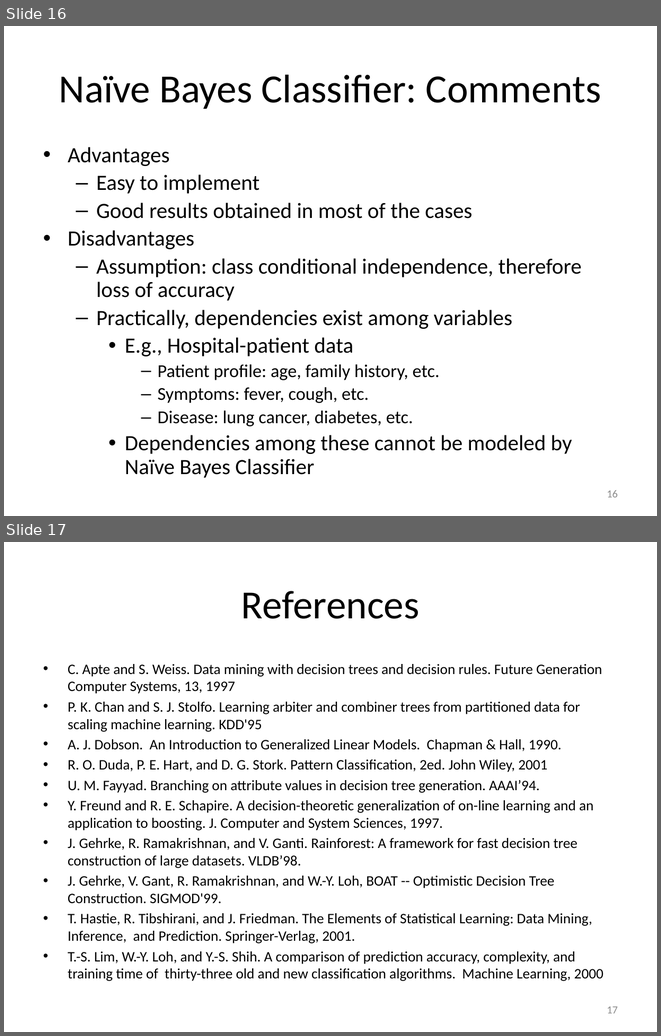
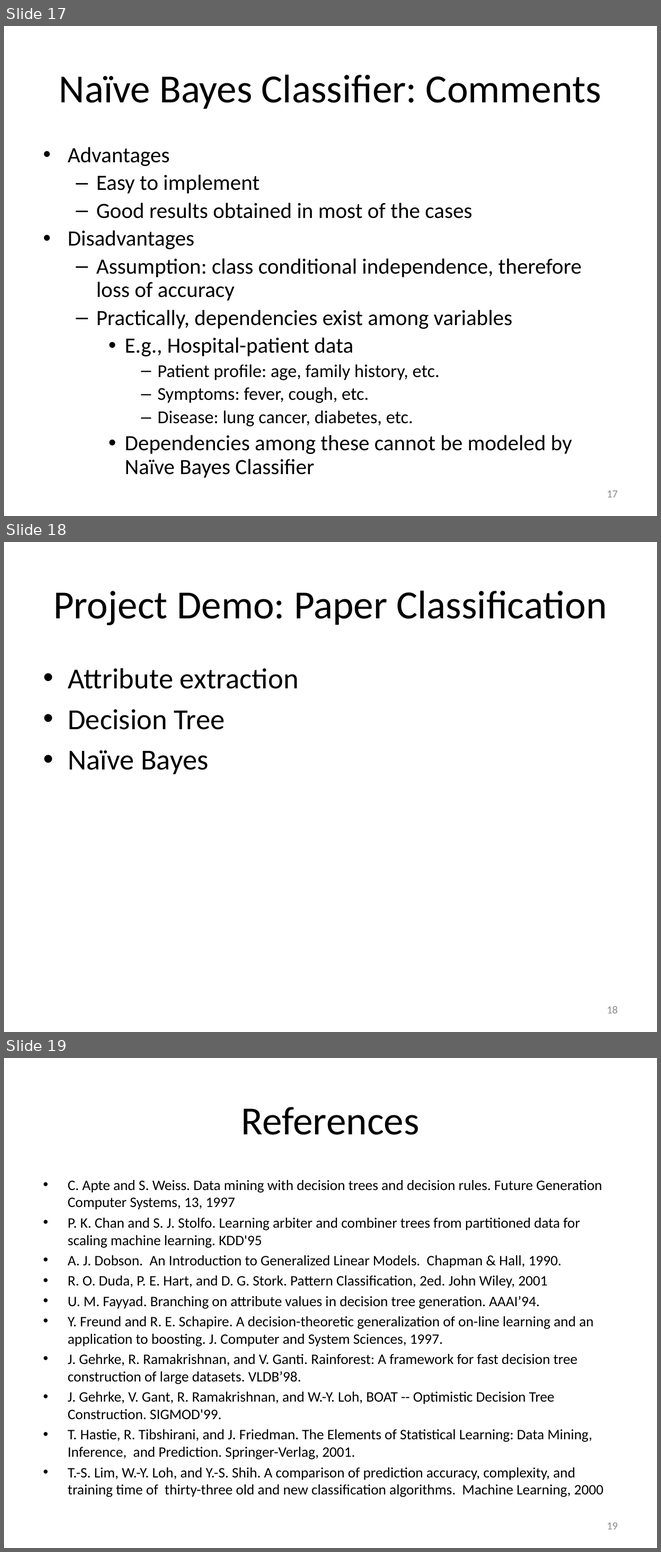
Before and after one commit to mjiang89/mjiang89.github.io, a slide deck: teaching/CSEx0647Fall17-15-NaiveBayes.pptx. Shown one above the other, each under a label of ours: slides 16 and 17 before the commit, slides 17, 18 and 19 after it. The pictures are 661x1036 and 661x1552 pixels, drawn with LibreOffice and Linux fonts; fonts in the diff are those of the drawing. Boxes give left, top, right and bottom in pixels: in the first picture for what was removed or moved away, otherwise in the second. Text is boxed around its words. In the diff, an @@ line names an element or a change of style, - is before the commit and + after.

Commit message:
naive bayes

```diff
--- a/teaching/CSEx0647Fall17-15-NaiveBayes.pptx
+++ b/teaching/CSEx0647Fall17-15-NaiveBayes.pptx
@@ slide 18 added at (4, 542, 657, 1032), background #FFFFFF @@
@@ title added at (53, 590, 607, 625), 44 pt, text #000000 @@
+Project Demo: Paper Classification
@@ text added at (68, 668, 299, 774), 32 pt, text #000000 @@
+• Attribute extraction
+• Decision Tree
+• Naïve Bayes
@@ page number added at (607, 1006, 618, 1013), 12 pt, text #8C8C8C @@
+18
@@ what was slide 16 is now slide 17 @@
@@ page number at (607, 490, 618, 497): text changed @@
-16
+17
@@ what was slide 17 is now slide 19 @@
@@ page number at (607, 1522, 618, 1529): text changed @@
-17
+19
```
Also in this commit, not shown: 1 other slide added, 4 other files.
